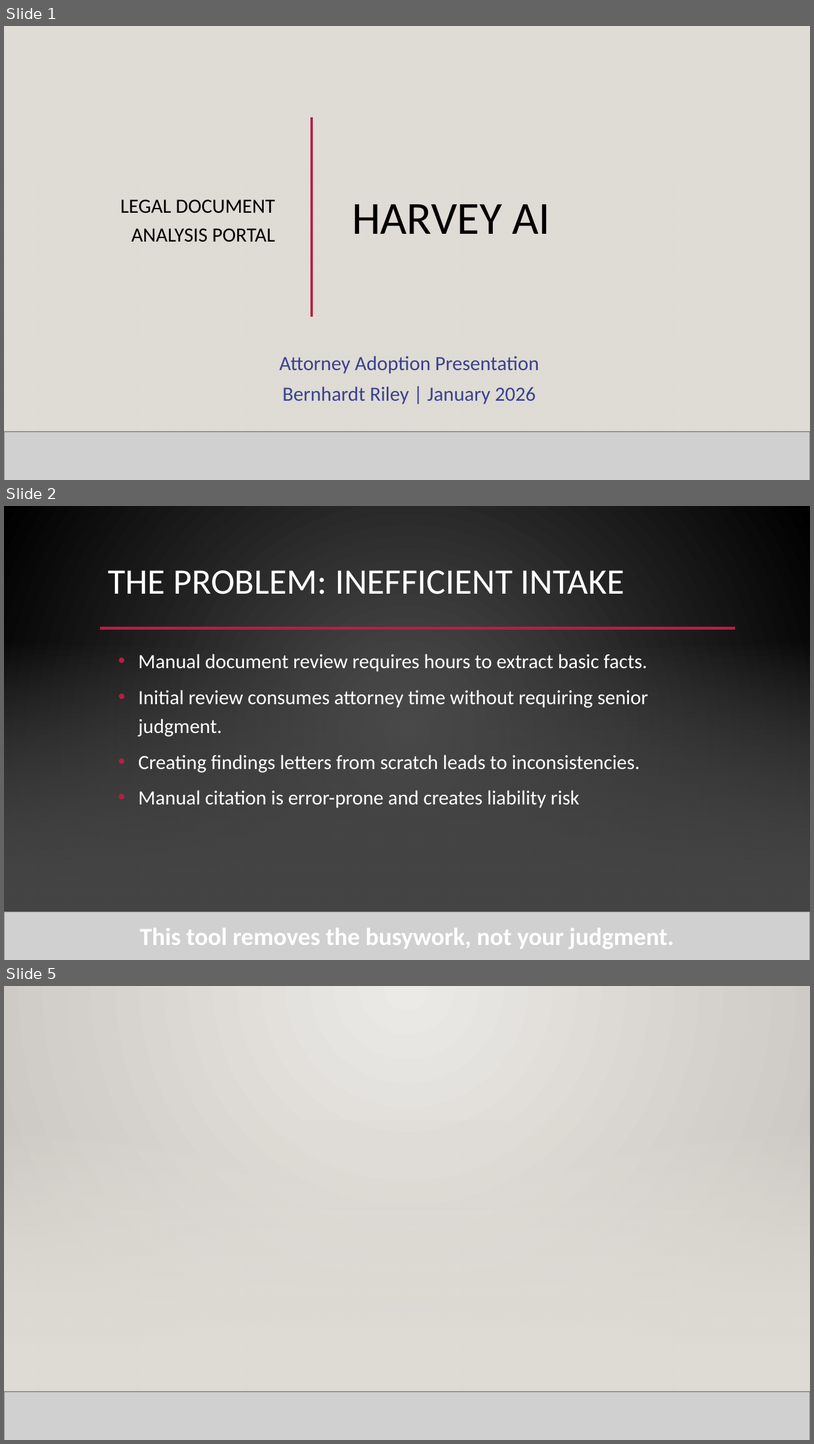
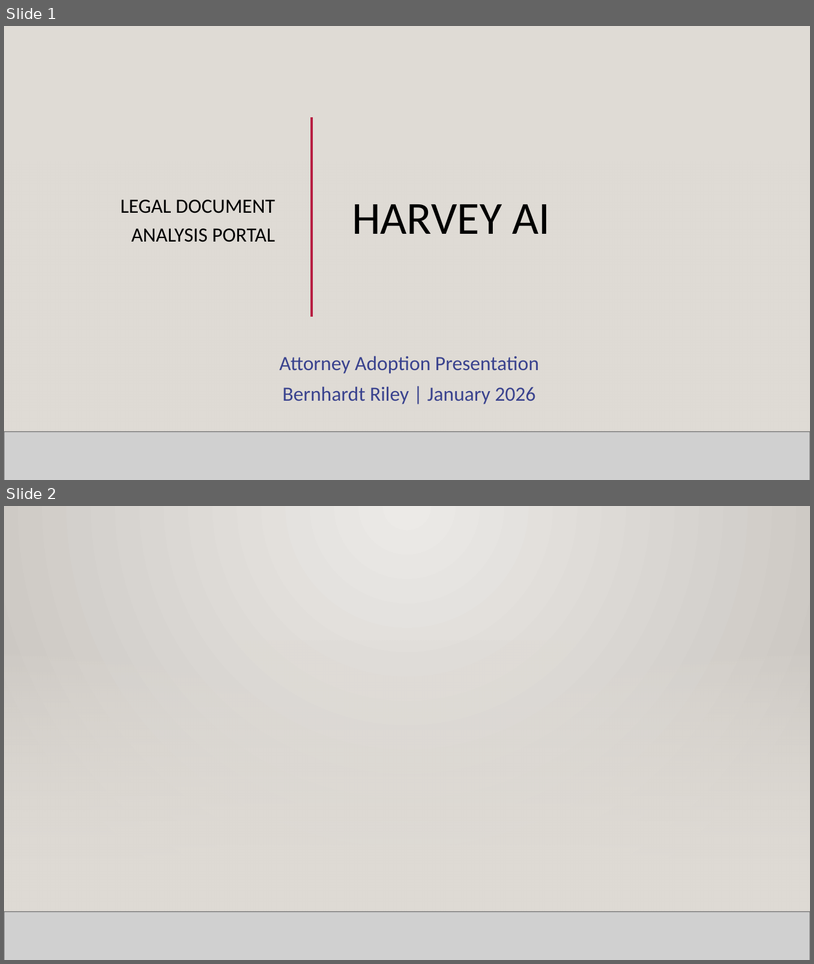
Before and after one commit to wisdom1456/Finding_Email, a slide deck: presentation/harvey_ai_attorney_adoption.pptx. Shown one above the other, each under a label of ours: slides 1, 2 and 5 before the commit, slides 1 and 2 after it; the slides between them are not shown. The pictures are 814x1444 and 814x964 pixels, drawn with LibreOffice and Linux fonts; fonts in the diff are those of the drawing; grey boxes stand for pictures; background and template pictures are left out. Boxes give left, top, right and bottom in pixels: in the first picture for what was removed or moved away, otherwise in the second. Text is boxed around its words. In the diff, an @@ line names an element or a change of style, - is before the commit and + after.

Commit message:
Update Findings Terminology and Add How-To Guide
- Replaced all instances of "findings letters" with "findings emails" across documentation and codebase to reflect updated terminology.
- Introduced a new HOW_TO_GUIDE.md file detailing the complete workflow for case analysis and findings email generation, enhancing user understanding of the process.
- Updated various markdown files (FUNCTIONALITY.md, README.md, etc.) to ensure consistency in terminology and improve clarity regarding the email generation process.

These changes aim to streamline communication and provide comprehensive guidance for users on utilizing the Legal Document Analysis Portal effectively.

```diff
--- a/presentation/harvey_ai_attorney_adoption.pptx
+++ b/presentation/harvey_ai_attorney_adoption.pptx
@@ slide 2 removed at [4,506,810,960], background gradient #505050 to #000000; not listed: 1 template element that a slide beside it also shows @@
@@ text removed at [108,570,625,594] @@
-THE PROBLEM: INEFFICIENT INTAKE
@@ line removed from (100, 628) to (735, 628) @@
@@ rectangle removed at [4,640,810,912] @@
@@ rectangle removed at [4,640,810,912] @@
@@ text removed at [138,654,649,808] @@
-• Manual document review requires hours to extract basic facts.
-• Initial review consumes attorney time without requiring senior judgment.
-• Creating findings letters from scratch leads to inconsistencies.
-• Manual citation is error-prone and creates liability risk
@@ picture removed at [4,912,810,960] @@
@@ line removed from (4, 912) to (810, 912) @@
@@ text removed at [140,928,675,949] @@
-This tool removes the busywork, not your judgment.
@@ what was slide 5 is now slide 2 @@
```
Also in this commit, not shown: 13 slides changed, 9 slides added, 1 other slide removed, 53 other files.
